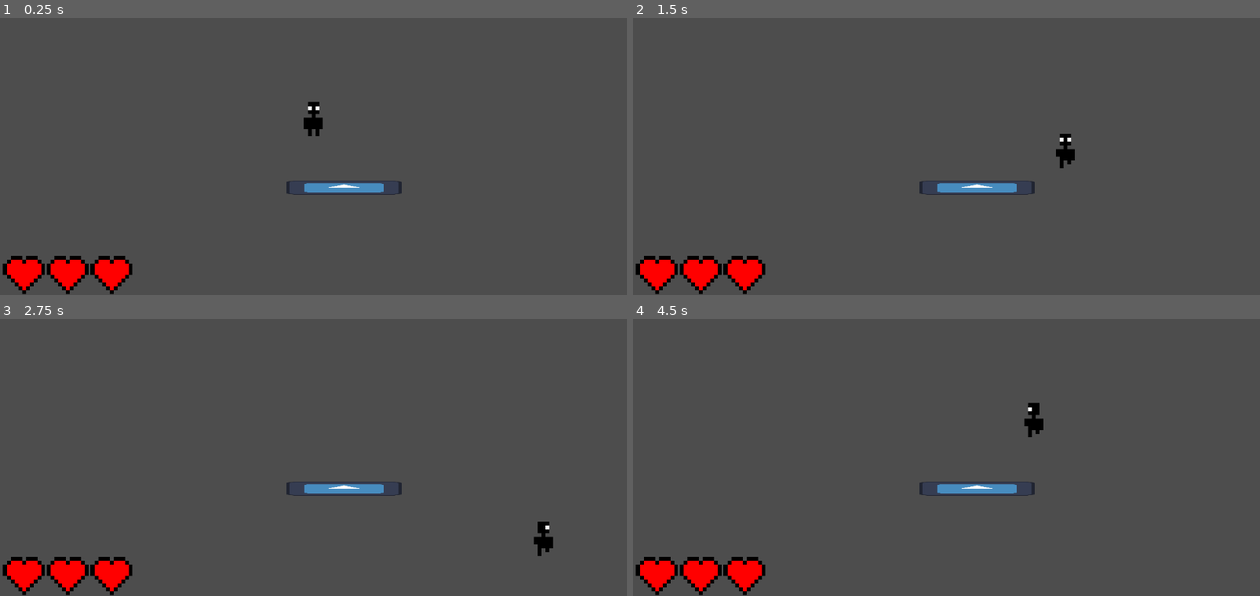
Above: before the commit, frames 1-4 (two rows, left to right).
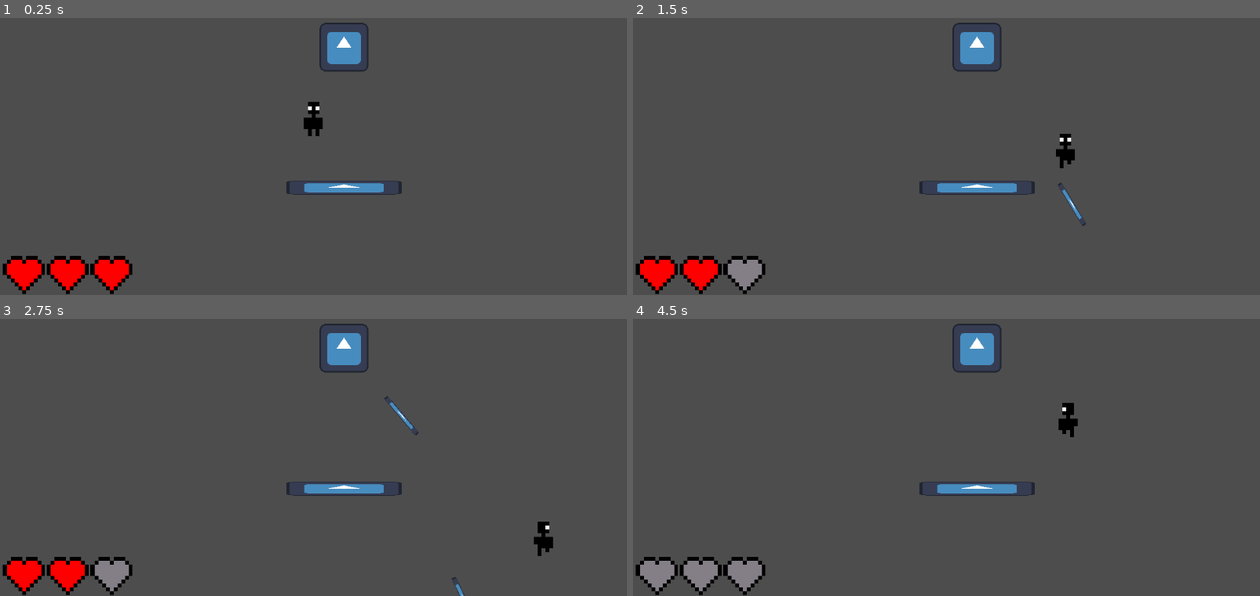
Above: after the commit, the same moments.

Repository: AJISGit/Ludum-Dare-59-Game
Game: Godot game, scene res://assets/scenes/game.tscn
Two runs of this game, one before a commit and one after it. Both use one fixed random seed, a clock stepped at 60 frames per second and the inputs below. The engine's default icon, where the game draws it, is replaced by a stand-in: a white triangle on a blue panel in a dark square.
Inputs:
- Up to frame 1 (0.25 s): no input
- Up to frame 2 (1.5 s): tap Enter at 0.5 s; hold D (WalkRight) 0.53-1.28 s; hold S (WalkDown) from 1.28 s (still down)
- Up to frame 3 (2.75 s): release S (WalkDown) at 2.03 s; hold D (WalkRight) from 2.03 s (still down)
- Up to frame 4 (4.5 s): release D (WalkRight) at 2.78 s; hold W (WalkUp) 2.78-3.53 s; hold A (WalkLeft) from 3.53 s (still down)

The runs differ from the first frame. In frame 1, 0.8% of the frame differs, in the area x 50-59%, y 1-20%; in frame 2, 1.3%; in frame 3, 1.4%; in frame 4, 2.6%, in the area x 1-71%, y 1-99%.

Commit message:
Add bullets.

Diff:
--- /dev/null
+++ b/assets/scenes/bullet.tscn
@@ -0,0 +1,19 @@
+[gd_scene format=3 uid="uid://b10020ov7srpe"]
+
+[ext_resource type="Script" uid="uid://dmqv63k61kahq" path="res://assets/scripts/bullet.gd" id="1_8hx1n"]
+[ext_resource type="Texture2D" uid="uid://es4t2h0xu03e" path="res://icon.svg" id="2_0t1ha"]
+
+[sub_resource type="RectangleShape2D" id="RectangleShape2D_w7fbq"]
+size = Vector2(126, 127)
+
+[node name="Bullet" type="Area2D" unique_id=635377060]
+scale = Vector2(0.1, 0.01)
+script = ExtResource("1_8hx1n")
+metadata/_custom_type_script = "uid://dmqv63k61kahq"
+
+[node name="Sprite2D" type="Sprite2D" parent="." unique_id=268418830]
+texture = ExtResource("2_0t1ha")
+
+[node name="CollisionShape2D" type="CollisionShape2D" parent="." unique_id=2053702289]
+position = Vector2(0, 0.5)
+shape = SubResource("RectangleShape2D_w7fbq")
--- a/assets/scenes/game.tscn
+++ b/assets/scenes/game.tscn
@@ -1,19 +1,196 @@
 [gd_scene format=3 uid="uid://dw5oejlonotl5"]
 
-[ext_resource type="PackedScene" uid="uid://dkgeca8fmektb" path="res://assets/scenes/guy.tscn" id="1_cb66b"]
 [ext_resource type="Script" uid="uid://bb565sewi8c5o" path="res://assets/scripts/player.gd" id="2_5gf0t"]
 [ext_resource type="Texture2D" uid="uid://es4t2h0xu03e" path="res://icon.svg" id="2_dis88"]
 [ext_resource type="PackedScene" uid="uid://ducqxpi7obstd" path="res://assets/scenes/health_bar.tscn" id="4_cb5na"]
+[ext_resource type="Script" uid="uid://gx8nwdtow5ab" path="res://assets/scripts/enemy.gd" id="5_5aext"]
+[ext_resource type="Texture2D" uid="uid://b7ggahliwfn30" path="res://assets/sprites/spritesheet.png" id="5_j62u1"]
+
+[sub_resource type="AtlasTexture" id="AtlasTexture_j3ryk"]
+atlas = ExtResource("5_j62u1")
+region = Rect2(12, 0, 5, 9)
+
+[sub_resource type="AtlasTexture" id="AtlasTexture_s2wpo"]
+atlas = ExtResource("5_j62u1")
+region = Rect2(0, 0, 5, 9)
+
+[sub_resource type="AtlasTexture" id="AtlasTexture_52c1f"]
+atlas = ExtResource("5_j62u1")
+region = Rect2(6, 0, 5, 9)
+
+[sub_resource type="AtlasTexture" id="AtlasTexture_2s66x"]
+atlas = ExtResource("5_j62u1")
+region = Rect2(30, 0, 5, 9)
+
+[sub_resource type="AtlasTexture" id="AtlasTexture_3kput"]
+atlas = ExtResource("5_j62u1")
+region = Rect2(48, 0, 5, 9)
+
+[sub_resource type="AtlasTexture" id="AtlasTexture_4v27t"]
+atlas = ExtResource("5_j62u1")
+region = Rect2(18, 0, 5, 9)
+
+[sub_resource type="AtlasTexture" id="AtlasTexture_qld4k"]
+atlas = ExtResource("5_j62u1")
+region = Rect2(36, 0, 5, 9)
+
+[sub_resource type="AtlasTexture" id="AtlasTexture_68fpa"]
+atlas = ExtResource("5_j62u1")
+region = Rect2(24, 0, 5, 9)
+
+[sub_resource type="AtlasTexture" id="AtlasTexture_q6iqg"]
+atlas = ExtResource("5_j62u1")
+region = Rect2(42, 0, 5, 9)
+
+[sub_resource type="SpriteFrames" id="SpriteFrames_5aext"]
+animations = [{
+"frames": [{
+"duration": 1.0,
+"texture": SubResource("AtlasTexture_j3ryk")
+}],
+"loop": true,
+"name": &"IdleBack",
+"speed": 5.0
+}, {
+"frames": [{
+"duration": 1.0,
+"texture": SubResource("AtlasTexture_s2wpo")
+}],
+"loop": true,
+"name": &"IdleFront",
+"speed": 5.0
+}, {
+"frames": [{
+"duration": 1.0,
+"texture": SubResource("AtlasTexture_52c1f")
+}],
+"loop": true,
+"name": &"IdleSide",
+"speed": 5.0
+}, {
+"frames": [{
+"duration": 1.0,
+"texture": SubResource("AtlasTexture_2s66x")
+}, {
+"duration": 1.0,
+"texture": SubResource("AtlasTexture_3kput")
+}],
+"loop": true,
+"name": &"WalkBack",
+"speed": 4.0
+}, {
+"frames": [{
+"duration": 1.0,
+"texture": SubResource("AtlasTexture_4v27t")
+}, {
+"duration": 1.0,
+"texture": SubResource("AtlasTexture_qld4k")
+}],
+"loop": true,
+"name": &"WalkFront",
+"speed": 4.0
+}, {
+"frames": [{
+"duration": 1.0,
+"texture": SubResource("AtlasTexture_68fpa")
+}, {
+"duration": 1.0,
+"texture": SubResource("AtlasTexture_q6iqg")
+}],
+"loop": true,
+"name": &"WalkSide",
+"speed": 4.0
+}]
+
+[sub_resource type="RectangleShape2D" id="RectangleShape2D_3w2km"]
+size = Vector2(4, 8)
 
 [sub_resource type="RectangleShape2D" id="RectangleShape2D_5gf0t"]
 size = Vector2(30, 4)
 
+[sub_resource type="AtlasTexture" id="AtlasTexture_cb5na"]
+atlas = ExtResource("2_dis88")
+region = Rect2(0, 0, 128, 128)
+
+[sub_resource type="SpriteFrames" id="SpriteFrames_j62u1"]
+animations = [{
+"frames": [{
+"duration": 1.0,
+"texture": SubResource("AtlasTexture_j3ryk")
+}],
+"loop": true,
+"name": &"IdleBack",
+"speed": 5.0
+}, {
+"frames": [{
+"duration": 1.0,
+"texture": SubResource("AtlasTexture_cb5na")
+}],
+"loop": true,
+"name": &"IdleFront",
+"speed": 5.0
+}, {
+"frames": [{
+"duration": 1.0,
+"texture": SubResource("AtlasTexture_52c1f")
+}],
+"loop": true,
+"name": &"IdleSide",
+"speed": 5.0
+}, {
+"frames": [{
+"duration": 1.0,
+"texture": SubResource("AtlasTexture_2s66x")
+}, {
+"duration": 1.0,
+"texture": SubResource("AtlasTexture_3kput")
+}],
+"loop": true,
+"name": &"WalkBack",
+"speed": 4.0
+}, {
+"frames": [{
+"duration": 1.0,
+"texture": SubResource("AtlasTexture_4v27t")
+}, {
+"duration": 1.0,
+"texture": SubResource("AtlasTexture_qld4k")
+}],
+"loop": true,
+"name": &"WalkFront",
+"speed": 4.0
+}, {
+"frames": [{
+"duration": 1.0,
+"texture": SubResource("AtlasTexture_68fpa")
+}, {
+"duration": 1.0,
+"texture": SubResource("AtlasTexture_q6iqg")
+}],
+"loop": true,
+"name": &"WalkSide",
+"speed": 4.0
+}]
+
+[sub_resource type="RectangleShape2D" id="RectangleShape2D_5aext"]
+size = Vector2(9.803608, 10.654805)
+
 [node name="Game" type="Node2D" unique_id=1670098701]
 
-[node name="Player" parent="." unique_id=1440786418 instance=ExtResource("1_cb66b")]
+[node name="Player" type="CharacterBody2D" parent="." unique_id=1974626050]
 unique_name_in_owner = true
+collision_mask = 3
 script = ExtResource("2_5gf0t")
 speed = 2500.0
+
+[node name="Sprite" type="AnimatedSprite2D" parent="Player" unique_id=1073083698]
+sprite_frames = SubResource("SpriteFrames_5aext")
+animation = &"IdleFront"
+autoplay = "IdleFront"
+
+[node name="CollisionShape2D" type="CollisionShape2D" parent="Player" unique_id=1888433669]
+scale = Vector2(1.2240393, 1.1262527)
+shape = SubResource("RectangleShape2D_3w2km")
 
 [node name="StaticBody2D" type="StaticBody2D" parent="." unique_id=942131719]
 position = Vector2(8, 18)
@@ -31,3 +208,22 @@
 [node name="HealthBar" parent="." unique_id=1516574594 instance=ExtResource("4_cb5na")]
 unique_name_in_owner = true
 position = Vector2(-76, 41)
+
+[node name="Enemy" type="CharacterBody2D" parent="." unique_id=666826409]
+position = Vector2(8, -19)
+collision_layer = 2
+script = ExtResource("5_5aext")
+
+[node name="Sprite" type="AnimatedSprite2D" parent="Enemy" unique_id=537977992]
+scale = Vector2(0.1, 0.1)
+sprite_frames = SubResource("SpriteFrames_j62u1")
+animation = &"IdleFront"
+autoplay = "IdleFront"
+
+[node name="CollisionShape2D" type="CollisionShape2D" parent="Enemy" unique_id=861771111]
+scale = Vector2(1.2240393, 1.1262527)
+shape = SubResource("RectangleShape2D_5aext")
+
+[node name="ShootTimer" type="Timer" parent="Enemy" unique_id=1028357147]
+wait_time = 0.5
+autostart = true
--- /dev/null
+++ b/assets/scripts/bullet.gd
@@ -0,0 +1,16 @@
+class_name Bullet
+extends Area2D
+
+signal hit
+var speed: float = 200.0
+
+
+func _ready() -> void:
+	body_entered.connect(_on_body_entered)
+
+func _process(delta):
+	position += Vector2(1, 0).rotated(rotation) * speed * delta
+
+func _on_body_entered(body: Node2D) -> void:
+	hit.emit(body)
+	queue_free()
--- /dev/null
+++ b/assets/scripts/enemy.gd
@@ -0,0 +1,21 @@
+extends CharacterBody2D
+
+const BULLET_RESOURCE: PackedScene = preload("res://assets/scenes/bullet.tscn")
+
+
+func _on_bullet_hit(body: Node2D):
+	if (body == %Player):
+		%Player.health -= 1
+
+func _on_shoot_timer_timeout():
+
+	var bullet: Bullet = BULLET_RESOURCE.instantiate()
+	bullet.hit.connect(_on_bullet_hit)
+	bullet.position = position
+	bullet.speed = 100
+	bullet.look_at(%Player.position)
+	$"../".add_child(bullet)
+
+
+func _ready() -> void:
+	$ShootTimer.timeout.connect(_on_shoot_timer_timeout)
--- a/assets/scripts/player.gd
+++ b/assets/scripts/player.gd
@@ -42,6 +42,10 @@
 	velocity = Vector2(0.0, 0.0)
 
 	if health > max_health: health = max_health
+	if health < 0: health = 0
+
+	if health <= 0: get_tree().paused = true
+
 	health_bar.update_icons(health, max_health)
 
 	if state != player_state.frozen:
Not shown, added: assets/scripts/bullet.gd.uid
Not shown, added: assets/scripts/enemy.gd.uid
